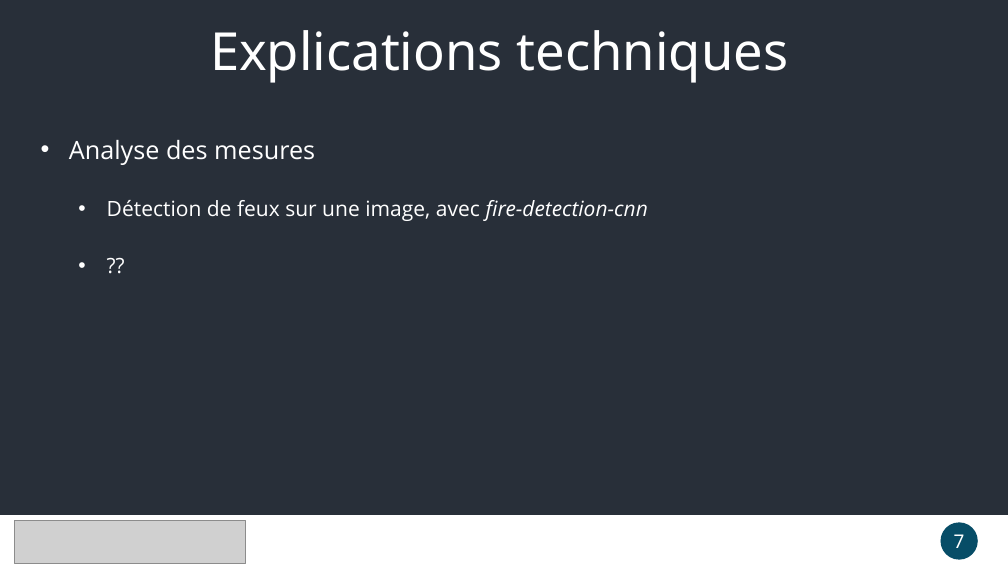
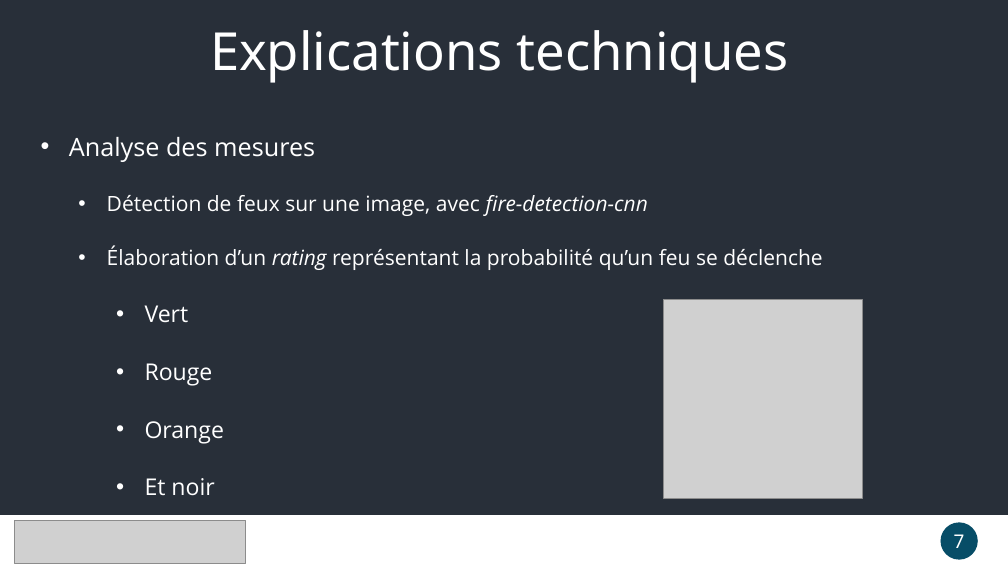
Before and after one commit to ThePension/IoT_FireFighter, a slide deck: slide 7 of Presentation.pptx. Drawn at 1008x567 pixels with LibreOffice and Linux fonts; fonts in the diff are those of the drawing; grey boxes stand for pictures. Boxes give left, top, right and bottom in pixels: in the first picture for what was removed or moved away, otherwise in the second. Text is boxed around its words. In the diff, an @@ line names an element or a change of style, - is before the commit and + after.

Commit message:
Updating presentation

```diff
--- a/Presentation.pptx
+++ b/Presentation.pptx
@@ subtitle at [69,137,648,216]: line spacing 1.5 to 1.4 @@
@@ subtitle at [107,245,822,496]: text changed @@
-  • ??
+  • Élaboration d’un rating représentant la probabilité qu’un feu se déclenche
+    • Vert
+    • Rouge
+    • Orange
+    • Et noir
@@ picture added at [664,299,863,498] @@
```
Also in this commit, not shown: 5 other slides changed.
